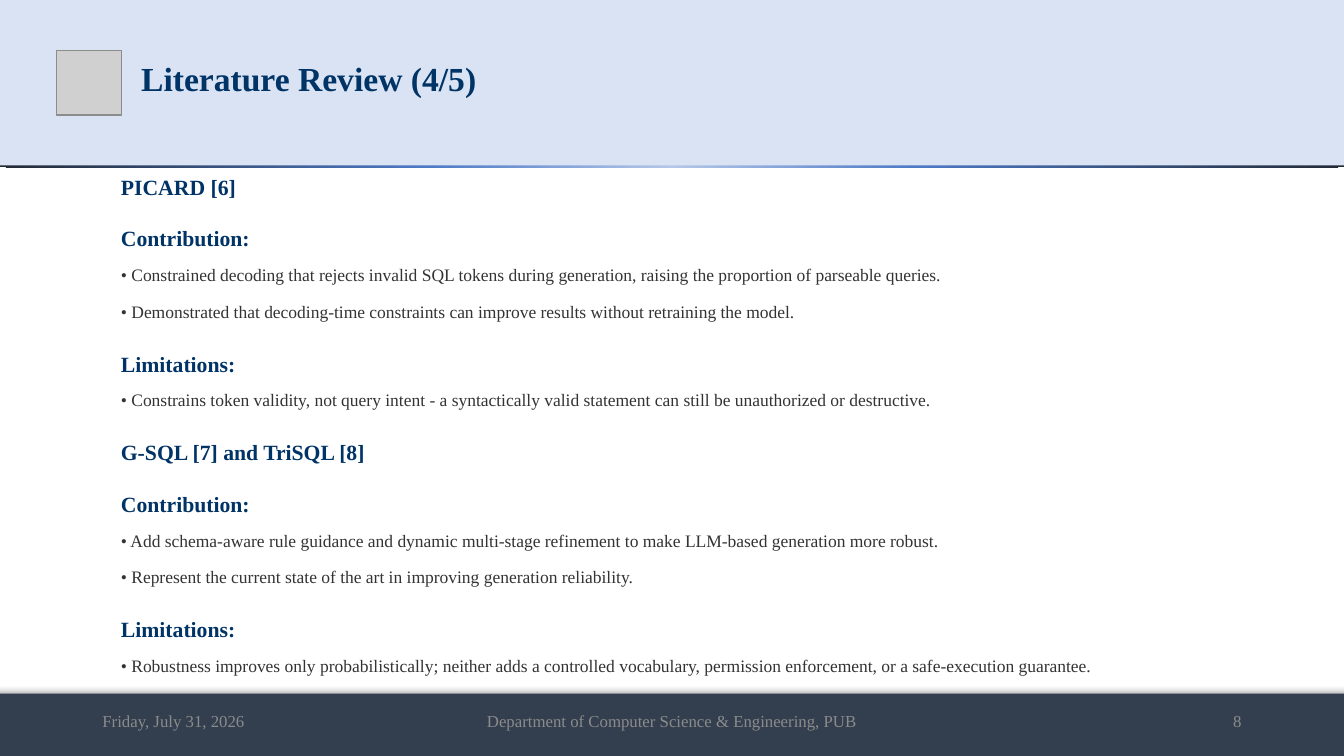
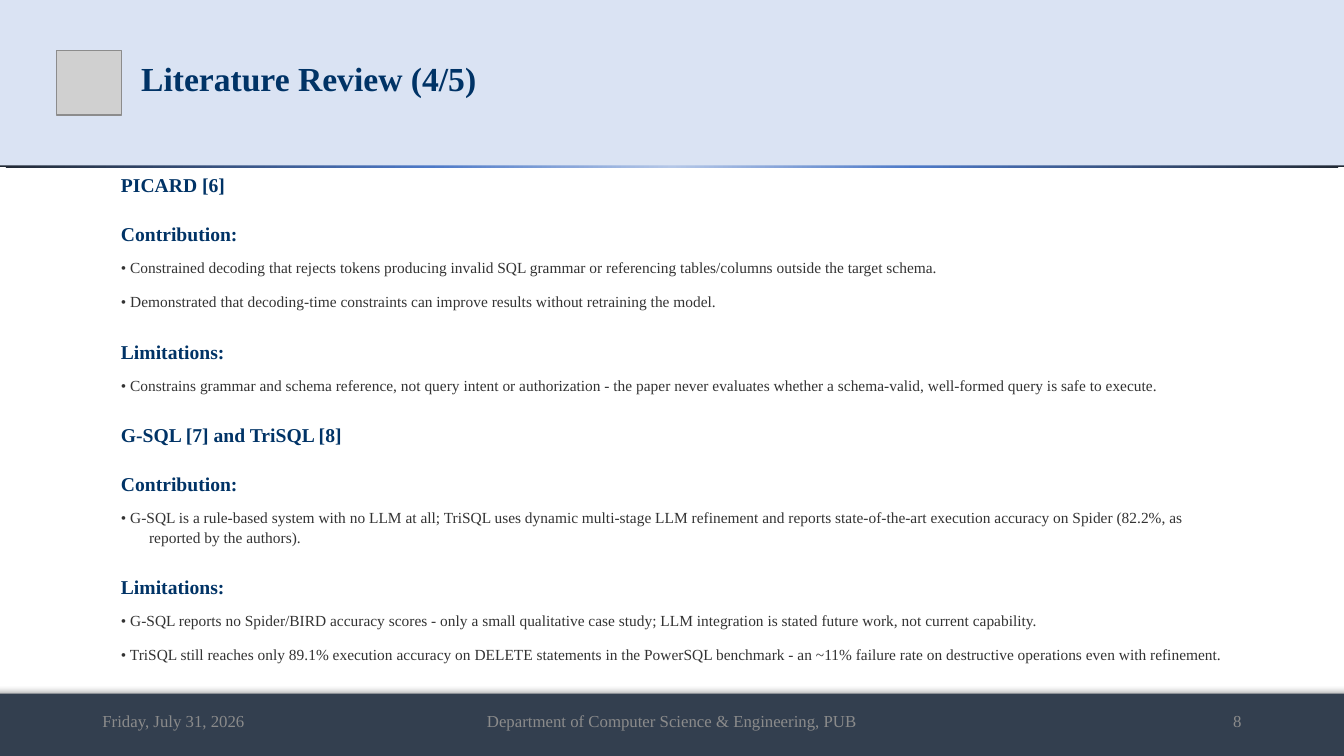
Before and after one commit to md-riaz/AEGIS-Research, a slide deck: slide 8 of docs/scripts/Md_Riaz_Mid_Defense_Final_0322310105101024.pptx. Drawn at 1344x756 pixels with LibreOffice and Linux fonts; fonts in the diff are those of the drawing; grey boxes stand for pictures. Boxes give left, top, right and bottom in pixels: in the first picture for what was removed or moved away, otherwise in the second. Text is boxed around its words. In the diff, an @@ line names an element or a change of style, - is before the commit and + after.

Commit message:
fix(presentation): correct literature-review facts and sync generator script
Nine papers had claims contradicted by their actual source PDFs: Seq2SQL's
training method and metrics, RAT-SQL/PICARD's grammar+schema-scoped decoding
(not raw SQL strings), G-SQL's rule-based (non-LLM) nature, TriSQL's real
DELETE failure rate, nl4dv's missing quantitative evaluation, DashBot's real
Vega datasets and user study (not synthetic data), NaLIR's real user study,
and BIRD's exact title and human-vs-GPT-4 numbers. Also fixed a fabricated
author list on the Veezoo/Lehmann et al. reference and reframed Gap 3 from a
false "all five emit raw SQL" claim to the real gap: no authorization concept.

Brought generate_riaz_presentation.py back in sync with every manual pptx fix
made across this project's history (title slide layout, section renames,
Veezoo correction, real benchmark results, removed comparison slide, emission-
space wording, hyphen-bullet style) plus the new literature corrections above,
so re-running the generator no longer reverts any of this.

```diff
--- a/docs/scripts/Md_Riaz_Mid_Defense_Final_0322310105101024.pptx
+++ b/docs/scripts/Md_Riaz_Mid_Defense_Final_0322310105101024.pptx
@@ text at [121, 178, 715, 595]: size 15.5 to 14 pt in "PICARD [6]", "Contribution:", "Limitations:", "G-SQL [7] and TriSQL [8]" and 2 more places; size 12.5 to 11 pt in "• Demonstrated that decoding-time constraints can improve ..." @@
@@ text at [130, 262, 936, 277]: text changed; size 12.5 to 11 pt @@
-• Constrained decoding that rejects invalid SQL tokens during generation, raising the proportion of parseable queries.
+• Constrained decoding that rejects tokens producing invalid SQL grammar or referencing tables/columns outside the target schema.
@@ text at [130, 380, 1157, 394]: text changed; size 12.5 to 11 pt @@
-• Constrains token validity, not query intent - a syntactically valid statement can still be unauthorized or destructive.
+• Constrains grammar and schema reference, not query intent or authorization - the paper never evaluates whether a schema-valid, well-formed query is safe to execute.
@@ text at [130, 512, 1182, 547]: text changed; size 12.5 to 11 pt @@
-• Add schema-aware rule guidance and dynamic multi-stage refinement to make LLM-based generation more robust.
-• Represent the current state of the art in improving generation reliability.
+• G-SQL is a rule-based system with no LLM at all; TriSQL uses dynamic multi-stage LLM refinement and reports state-of-the-art execution accuracy on Spider (82.2%, as reported by the authors).
@@ text at [130, 615, 1221, 664]: text changed; size 12.5 to 11 pt @@
-• Robustness improves only probabilistically; neither adds a controlled vocabulary, permission enforcement, or a safe-execution guarantee.
+• G-SQL reports no Spider/BIRD accuracy scores - only a small qualitative case study; LLM integration is stated future work, not current capability.
+• TriSQL still reaches only 89.1% execution accuracy on DELETE statements in the PowerSQL benchmark - an ~11% failure rate on destructive operations even with refinement.
```
Also in this commit, not shown: 6 other slides changed, 2 other files.
